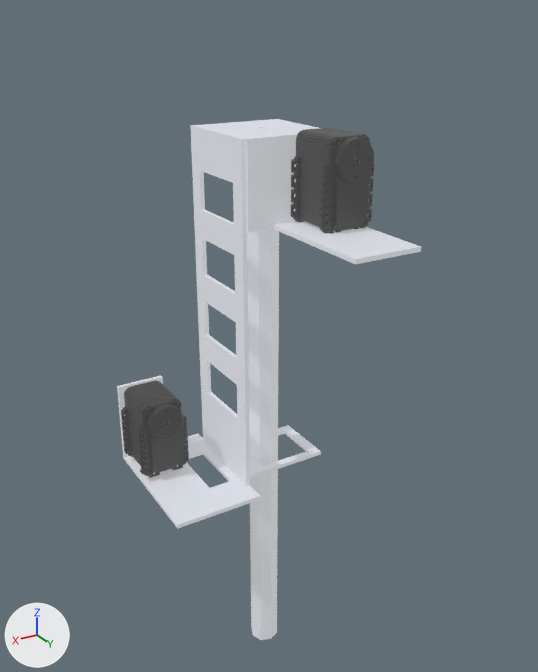
The COLLADA model pandora_robots_description/meshes/gears/visual/linear/elevator/linear_elevator_link.dae, before and after one commit.
Before and after are seen from a 50 mm camera at (0.218, 0.37, 0.425) aimed at (0.008, 0.021, 0.25). Lighting does not change. The marker at lower left points along +X, +Y and +Z. Vertices at the same position are counted once.

Names of what the first picture shows: 'linear_elevator_link'.
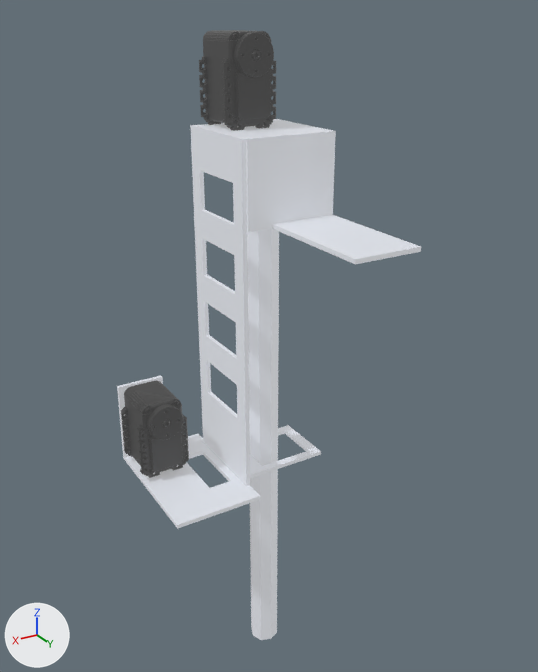
Commit message: Adjust linear's head position.

The change, as a diff of the scene's bpy script:
```diff
--- a/pandora_robots_description/meshes/gears/visual/linear/elevator/linear_elevator_link.dae.py
+++ b/pandora_robots_description/meshes/gears/visual/linear/elevator/linear_elevator_link.dae.py
@@ me_base_link_008 @@
 me_base_link_008.from_pydata(...)  # 22682 vertices, 45964 faces; spans x -0.032..0.083, y -0.043..0.106, z 0.0..0.369
 # used by ob_linear_elevator_link; location = (0.0, 0.0, 0.0)
+# me_base_link_008 part 1: the loose piece of 3037 vertices spanning x -0.03..0.001, y 0.029..0.067, z 0.319..0.369 is moved by (0.022, -0.061, 0.048)
+# me_base_link_008 part 2: the loose piece of 602 vertices spanning x -0.025..-0.004, y 0.062..0.069, z 0.347..0.369 is moved by (0.022, -0.061, 0.048)
+# me_base_link_008 part 3: the loose piece of 1708 vertices spanning x -0.007..-0.004, y 0.034..0.063, z 0.365..0.369 is moved by (0.022, -0.061, 0.048)
+# me_base_link_008 part 4: the loose piece of 1708 vertices spanning x -0.006..-0.002, y 0.034..0.063, z 0.323..0.327 is moved by (0.022, -0.061, 0.048)
+# me_base_link_008 part 5: the loose piece of 638 vertices spanning x -0.017..-0.012, y 0.059..0.069, z 0.355..0.36 is moved by (0.022, -0.061, 0.048)
 me_base_link_008.materials.append(mat_plastic_black)
```

Changed parts and their boxes [x1, y1, x2, y2] in the pictures (538 x 672 px; the box of a moved part takes in the faces that stretch with it):
'linear_elevator_link', reshaped (17% taller): before [117, 119, 421, 640]; after [117, 30, 421, 640]
part 1 of me_base_link_008, moved or reshaped: before [291, 127, 375, 234]; after [199, 30, 276, 131]
part 2 of me_base_link_008, moved or reshaped: before [334, 137, 374, 183]; after [234, 32, 274, 77]
part 3 of me_base_link_008, moved or reshaped: before [333, 139, 339, 146]; after [232, 33, 238, 40]
part 4 of me_base_link_008, moved or reshaped: before [329, 223, 334, 229]; after [232, 117, 238, 123]
part 5 of me_base_link_008, moved or reshaped: before [352, 155, 361, 166]; after [251, 50, 260, 60]
